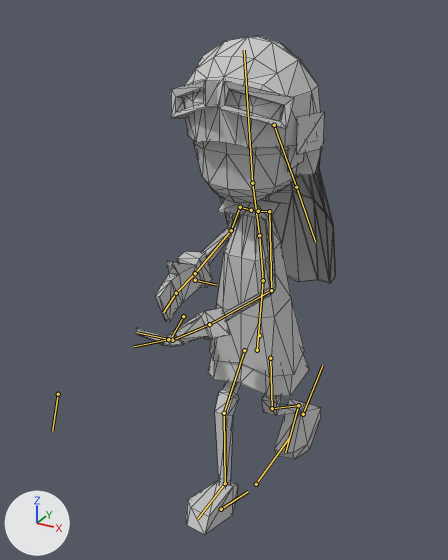
An edit to the Blender file Assets/user/nantas/mesh/PlayerGirl.blend, drawn before and after from the same camera.
The view is the same before and after, from a 50 mm camera at (2.46, -5.28, 5.2) aimed at (-0.32, -0.21, 2.67). Lighting does not change. The marker at lower left points along +X, +Y and +Z. Both versions are drawn at the pose saved in each file; the numbers are the values there. The bones that bend it are drawn over the model as lines. Mesh edges are drawn as thin lines.

Names of what the first picture shows: 'girl'.
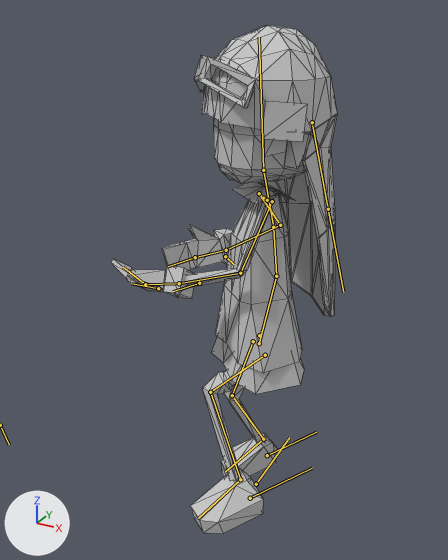
Patch to the scene script:
```diff
--- a/Assets/user/nantas/mesh/PlayerGirl.blend.py
+++ b/Assets/user/nantas/mesh/PlayerGirl.blend.py
@@ bone_leg_control_l @@
 bone_leg_control_l = bpy.data.objects['Armature'].pose.bones['leg.control.L']  # child of 'lowerHelper'
-bone_leg_control_l.location = (0.0, 1.0, -0.38)
-bone_leg_control_l.rotation_quaternion = (0.965, -0.264, 0.0, 0.0)  # degrees (-31, 0, 0)
+bone_leg_control_l.location = (-0.09, -0.69, -0.4)
+bone_leg_control_l.rotation_quaternion = (0.928, -0.12, -0.045, 0.35)  # degrees (-15, 0, 41)
@@ bone_knee_l @@
 bone_knee_l = bpy.data.objects['Armature'].pose.bones['knee.L']  # child of 'leg.control.L'
-bone_knee_l.location = (0.31, 0.0, 0.0)
+bone_knee_l.location = (0.82, 0.18, 0.03)
@@ bone_leg_control_r @@
 bone_leg_control_r = bpy.data.objects['Armature'].pose.bones['leg.control.R']  # child of 'lowerHelper'
-bone_leg_control_r.location = (0.0, -0.61, 0.0)
-bone_leg_control_r.rotation_quaternion = (0.979, 0.204, 0.0, 0.0)  # degrees (24, 0, 0)
+bone_leg_control_r.location = (-0.1, 0.38, -0.07)
+bone_leg_control_r.rotation_quaternion = (0.956, -0.07, 0.015, 0.285)  # degrees (-7, 4, 33)
@@ bone_pelvis @@
 bone_pelvis = bpy.data.objects['Armature'].pose.bones['pelvis']  # child of 'lowerHelper'
-bone_pelvis.location = (0.0, -0.16, -0.01)
-bone_pelvis.rotation_quaternion = (0.999, -0.053, 0.0, 0.0)  # degrees (-6, 0, 0)
+bone_pelvis.location = (0.0, -0.09, 0.02)
+bone_pelvis.rotation_quaternion = (0.94, 0.0, -0.333, 0.08)  # degrees (-4, -39, 11)
@@ bone_hair_upper @@
 bone_hair_upper = bpy.data.objects['Armature'].pose.bones['hair.Upper']  # child of 'head'
-bone_hair_upper.rotation_quaternion = (0.976, -0.214, 0.045, 0.02)  # degrees (-25, 6, 1)
+bone_hair_upper.rotation_quaternion = (0.996, -0.08, 0.042, 0.026)  # degrees (-9, 5, 3)
```

Boxes (x1, y1, x2, y2) around the edits, measured in the pictures (448 x 560 px):
'girl', posed (13% wider): before (136, 36, 336, 534); after (111, 26, 337, 534)
bone 'leg.control.L', root to tip: before (303, 414) to (322, 365); after (250, 498) to (312, 468)
bone 'leg.control.R', root to tip: before (221, 509) to (248, 491); after (267, 455) to (316, 432)
bone 'pelvis', root to tip: before (257, 350) to (263, 280); after (259, 343) to (276, 276)
bone 'hair.Upper', root to tip: before (274, 125) to (296, 187); after (312, 122) to (328, 209)
